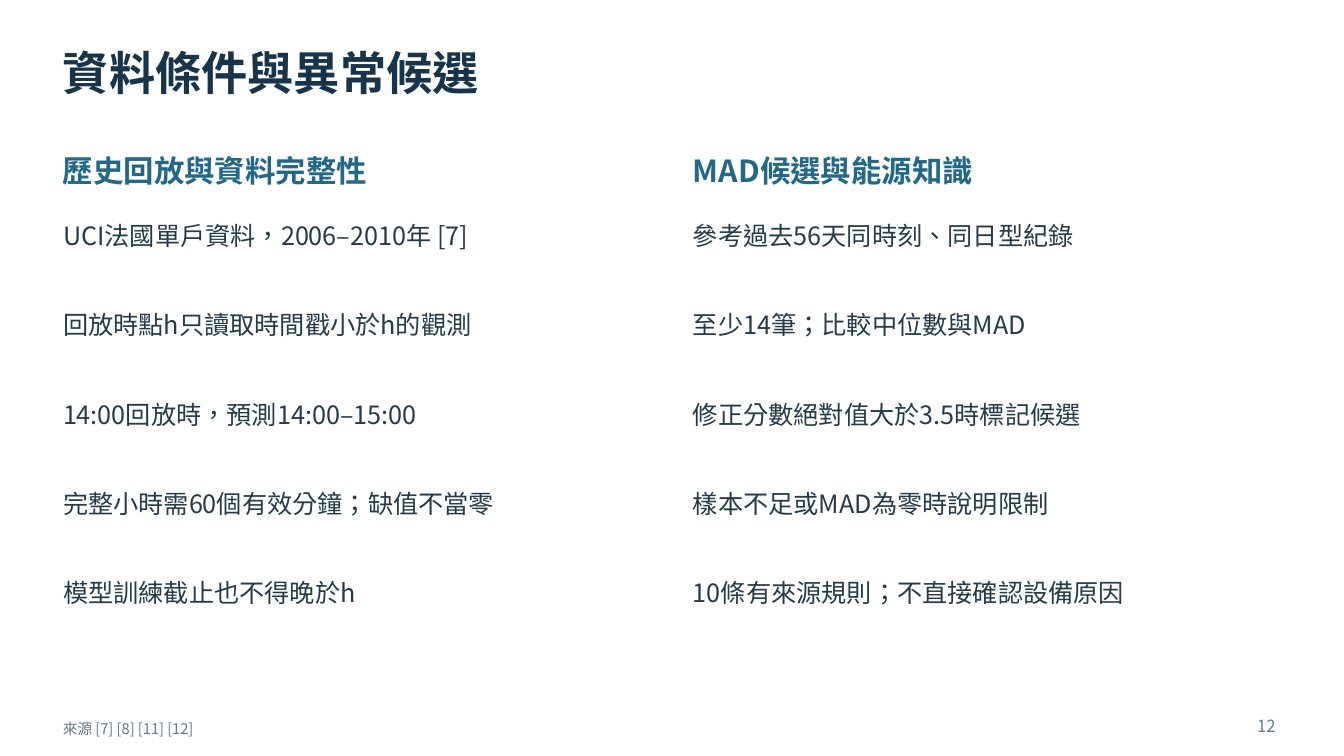
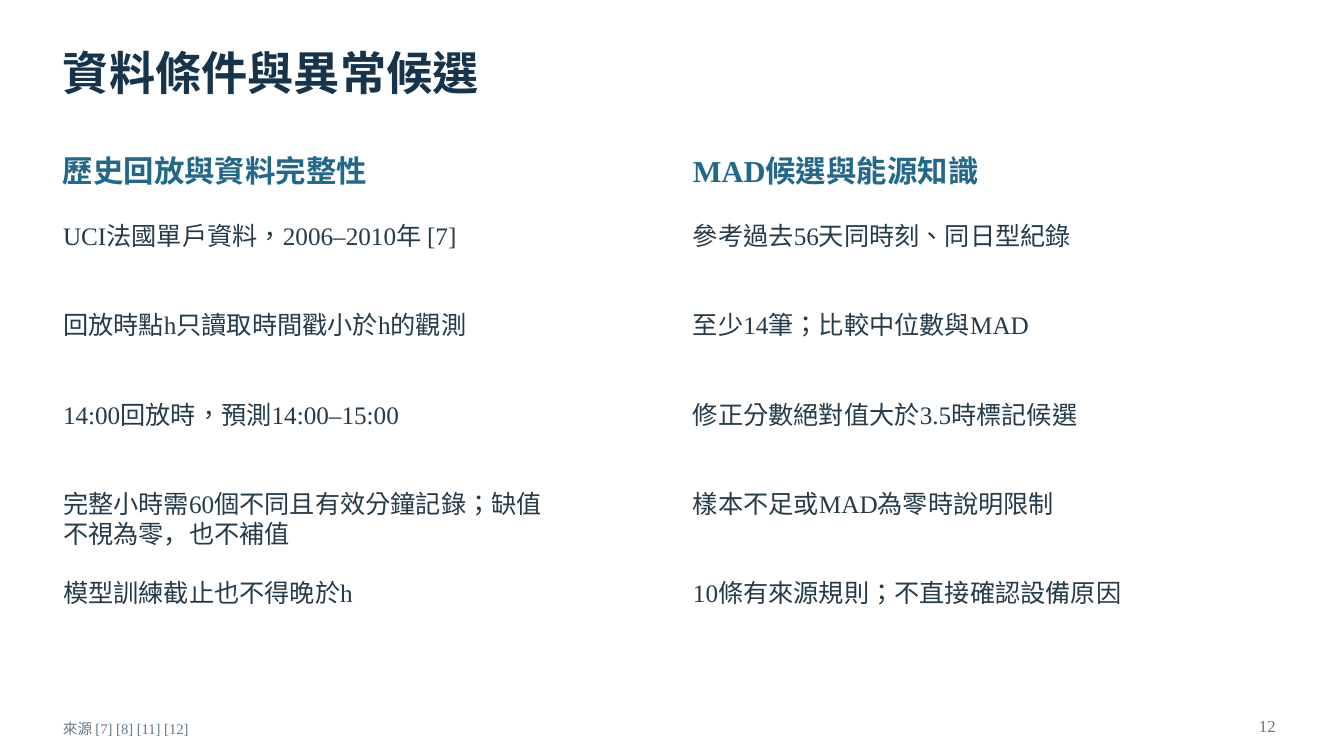
Before and after one commit to lun-09-15/AIoT_Final_Proj, a slide deck: slide 12 of deliverables/Energy_Detective_Proposal.pptx. Drawn at 1344x756 pixels with LibreOffice and Linux fonts; fonts in the diff are those of the drawing. Boxes give left, top, right and bottom in pixels: in the first picture for what was removed or moved away, otherwise in the second. Text is boxed around its words. In the diff, an @@ line names an element or a change of style, - is before the commit and + after.

```diff
--- a/deliverables/Energy_Detective_Proposal.pptx
+++ b/deliverables/Energy_Detective_Proposal.pptx
@@ text at (x1=63, y1=491, x2=542, y2=546): text changed; font Noto Sans CJK TC to Times New Roman @@
-完整小時需60個有效分鐘；缺值不當零
+完整小時需60個不同且有效分鐘記錄；缺值不視為零，也不補值
@@ font Noto Sans CJK TC to Times New Roman in 12 elements at (x1=63, y1=225, x2=456, y2=249), (x1=63, y1=312, x2=466, y2=336), (x1=63, y1=404, x2=399, y2=426), (x1=63, y1=581, x2=353, y2=604), (x1=693, y1=159, x2=978, y2=185), (x1=693, y1=223, x2=1071, y2=247), (x1=693, y1=312, x2=1029, y2=337), (x1=693, y1=402, x2=1077, y2=426), (x1=693, y1=491, x2=1054, y2=515), (x1=693, y1=582, x2=1121, y2=605), (x1=63, y1=722, x2=188, y2=736), (x1=1259, y1=721, x2=1276, y2=732) @@
```
Also in this commit, not shown: 18 other slides changed, 14 other files.
